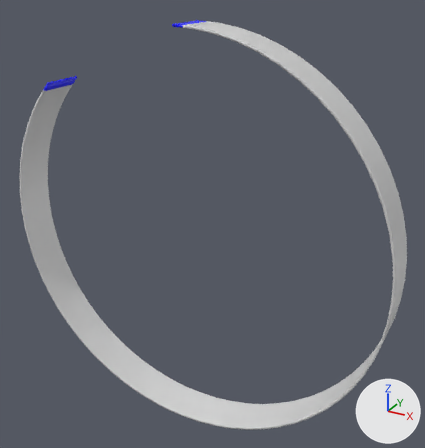
Before and after pictures for a commit that changed the FBX model Assets/Meshes/Notes/LongNote/LongNote14.fbx.
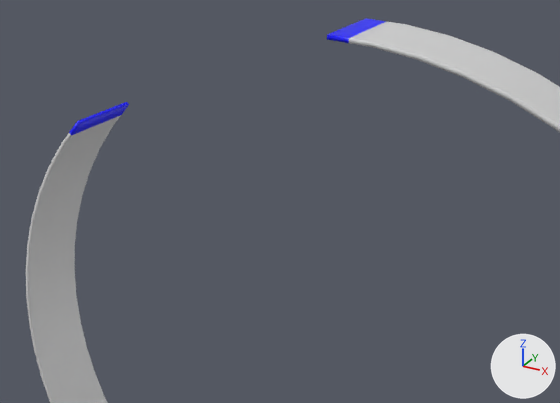
Old and new are each drawn whole from a 50 mm camera at (1.328, -2.182, 1.203) aimed at (0.083, 0.081, 0.072) and again close up from a 50 mm camera at (0.673, -1.519, 1.31) aimed at (-0.229, 0.12, 0.491). The lights are fixed; the arrows at lower right show +X, +Y and +Z.

The first close-up shows 'LongNote14'.
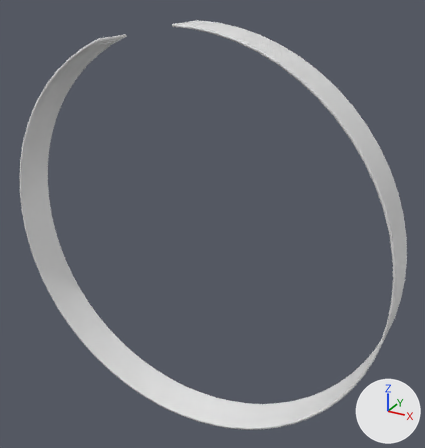
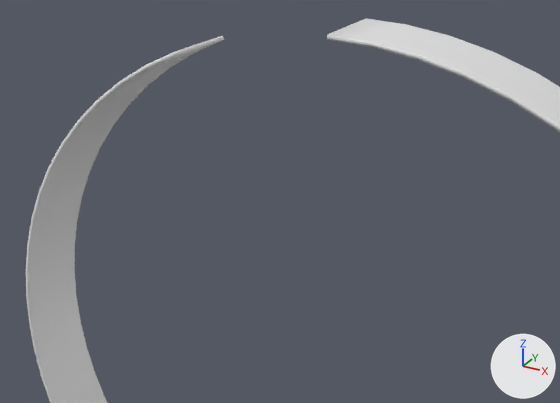
Pixel boxes [x1, y1, x2, y2] of what changed, in the close-ups (560 x 403 px):
part 1 of me_cylinder_049, built on: before [61, 105, 129, 146]; after [77, 36, 224, 124]
part 2 of me_cylinder_049, deleted: before [327, 18, 407, 47]

What changed in the scene script:
```text
Add mat_mat_tmp0:
    mat_mat_tmp0 = principled_material('Mat_tmp0')
    mat_mat_tmp0.base_color = (0.8, 0.8, 0.8)  # white #e7e7e7
Change me_cylinder_049:
    used by ob_longnote14; location = (0.0, 0.0, 0.0)
    remove me_cylinder_049.from_pydata(...)  # 7552 vertices, 7550 faces; spans x -0.99..0.99, y -0.1..0.1, z -0.99..0.99
    remove me_cylinder_049.materials.append(mat_mat_longnote)  # white #e7e7e7
    remove me_cylinder_049.materials.append(mat_mat_longnoteedge)  # blue #0000ff
    add me_cylinder_049.from_pydata(...)  # 7808 vertices, 7806 faces; spans x -0.99..0.99, y -0.1..0.1, z -0.99..0.99
    me_cylinder_049 part 1: 128 vertices removed from x -0.73, y -0.1..0.1, z 0.66; 512 vertices added at x -0.63..-0.38, y -0.1..0.1, z 0.76..0.91
    me_cylinder_049 part 2: 128 vertices removed from x 0.05, y -0.1..0.1, z 0.98..0.99
    add me_cylinder_049.materials.append(mat_mat_tmp0)  # white #e7e7e7
```
